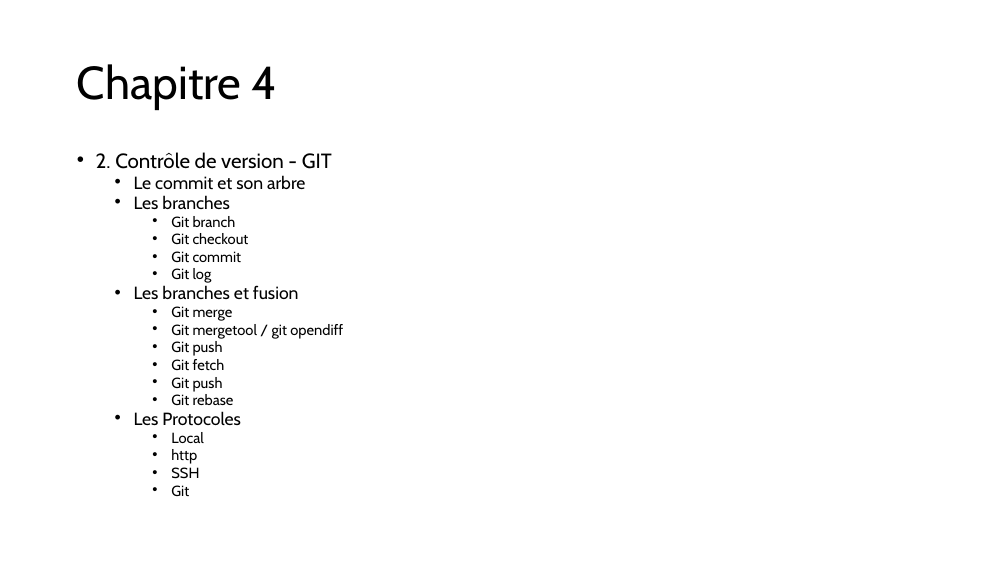
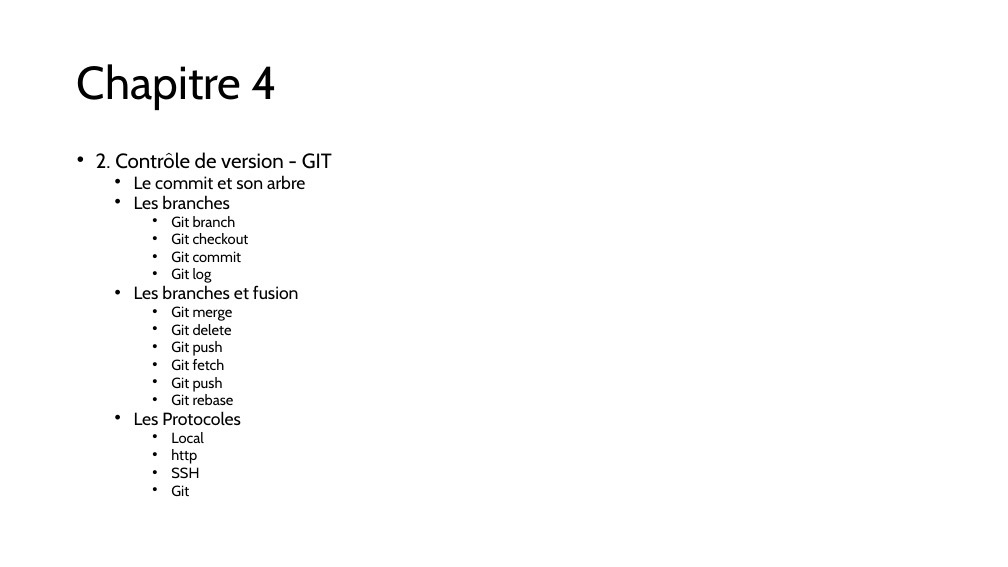
Before and after one commit to LJKhnor/Chapitre-4, a slide deck: slide 6 of Chapitre 4.pptx. Drawn at 1008x567 pixels with LibreOffice and Linux fonts; fonts in the diff are those of the drawing. Boxes give left, top, right and bottom in pixels: in the first picture for what was removed or moved away, otherwise in the second. Text is boxed around its words. In the diff, an @@ line names an element or a change of style, - is before the commit and + after.

```diff
--- a/Chapitre 4.pptx
+++ b/Chapitre 4.pptx
@@ text at [171, 324, 232, 335]: text changed @@
-    • Git mergetool / git opendiff
+    • Git delete
```
Also in this commit, not shown: 4 other slides changed, 2 slides added, 1 other file.
